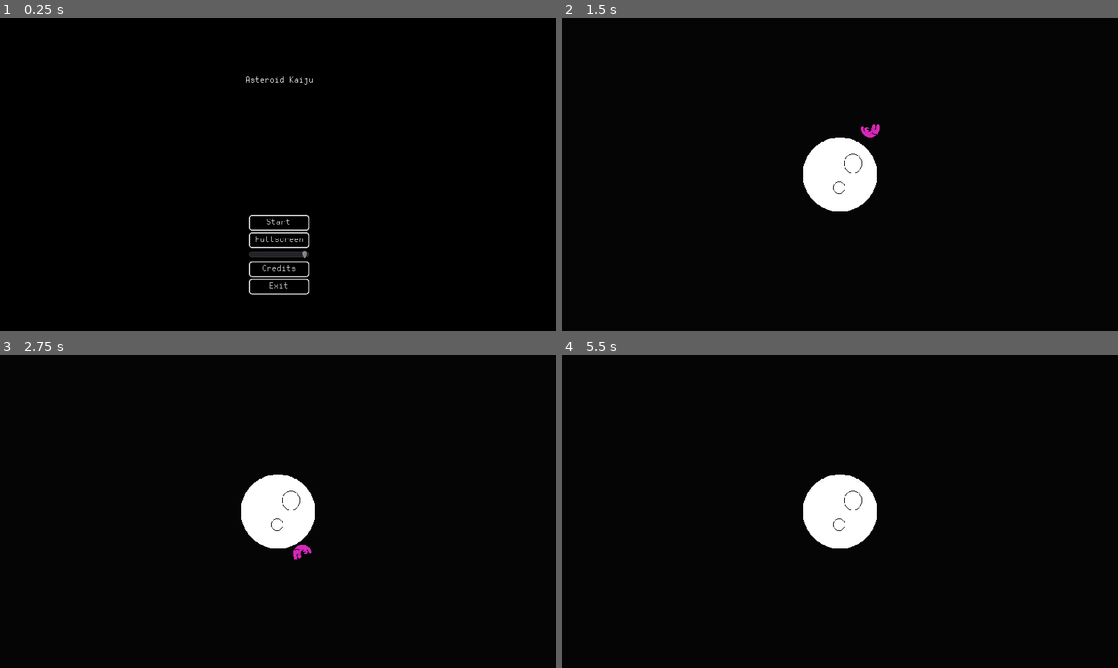
Above: before the commit, frames 1-4 (two rows, left to right).
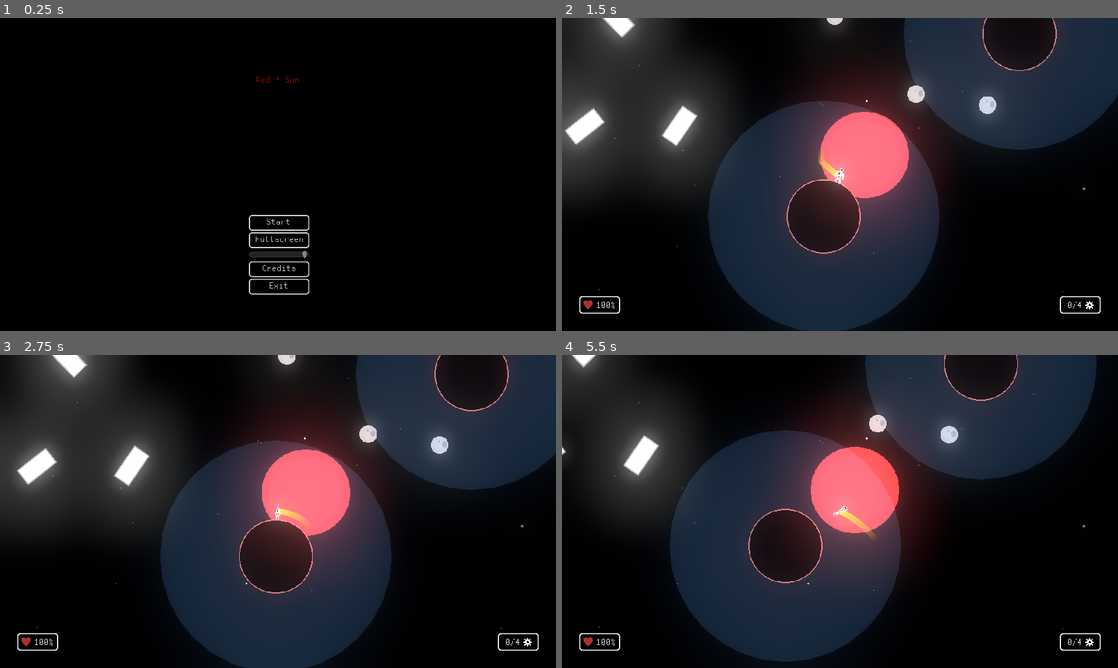
Above: after the commit, the same moments.

Repository: CorvatoCafeto/AsteroidKaiju
Game: Godot game, scene res://scenes/TitleSreen.tscn
The game is run twice, just before and just after one commit, with the same random seed, the same clock (stepped at 60 frames per second) and the same inputs.
Inputs:
- Up to frame 1 (0.25 s): no input
- Up to frame 2 (1.5 s): click "Start" at 0.5 s; hold Right (ui_right) from 1.28 s (still down)
- Up to frame 3 (2.75 s): release Right (ui_right) at 2.03 s; hold Left (ui_left) from 2.03 s (still down)
- Up to frame 4 (5.5 s): release Left (ui_left) at 2.78 s; hold Right (ui_right) 2.78-3.53 s; hold Up (ui_up) 3.53-4.28 s; hold Left (ui_left) from 4.28 s (still down)

The runs differ from the first frame. In frame 1, less than 0.1% of the frame differs, in the area x 44-57%, y 18-22%; in frame 2, 53%; in frame 3, 54%, in the area x 0-100%, y 0-100%; in frame 4, 46%.

Commit message:
Platforms and polish.

Diff:
--- /dev/null
+++ b/objects/MovingPlatform.tscn
@@ -0,0 +1,114 @@
+[gd_scene load_steps=7 format=2]
+
+[ext_resource path="res://textures/platform.png" type="Texture" id=1]
+[ext_resource path="res://resources/MovingPlatform.tres" type="Curve2D" id=2]
+
+[sub_resource type="CapsuleShape2D" id=1]
+radius = 7.48864
+height = 24.298
+
+[sub_resource type="CapsuleShape2D" id=2]
+radius = 6.98034
+height = 20.0459
+
+[sub_resource type="CapsuleShape2D" id=3]
+radius = 6.98034
+height = 26.4491
+
+[sub_resource type="Animation" id=4]
+resource_name = "Circular"
+length = 6.0
+tracks/0/type = "value"
+tracks/0/path = NodePath("Path2D/PathFollow2D:unit_offset")
+tracks/0/interp = 1
+tracks/0/loop_wrap = true
+tracks/0/imported = false
+tracks/0/enabled = true
+tracks/0/keys = {
+"times": PoolRealArray( 0, 6 ),
+"transitions": PoolRealArray( 1, 1 ),
+"update": 0,
+"values": [ 0.0, 1.0 ]
+}
+tracks/1/type = "value"
+tracks/1/path = NodePath("Path2D/PathFollow2D:rotation_degrees")
+tracks/1/interp = 1
+tracks/1/loop_wrap = true
+tracks/1/imported = false
+tracks/1/enabled = true
+tracks/1/keys = {
+"times": PoolRealArray( 0, 2, 3, 3.9, 5, 5.8 ),
+"transitions": PoolRealArray( 1, 1, 1, 1, 1, 1 ),
+"update": 0,
+"values": [ 0.0, -133.182, 176.55, 135.051, 79.1752, 36.258 ]
+}
+tracks/2/type = "value"
+tracks/2/path = NodePath("KinematicBody2D:position")
+tracks/2/interp = 1
+tracks/2/loop_wrap = true
+tracks/2/imported = false
+tracks/2/enabled = true
+tracks/2/keys = {
+"times": PoolRealArray( 0 ),
+"transitions": PoolRealArray( 1 ),
+"update": 0,
+"values": [ Vector2( 0, 0 ) ]
+}
+tracks/3/type = "value"
+tracks/3/path = NodePath("KinematicBody2D:rotation_degrees")
+tracks/3/interp = 1
+tracks/3/loop_wrap = true
+tracks/3/imported = false
+tracks/3/enabled = true
+tracks/3/keys = {
+"times": PoolRealArray(  ),
+"transitions": PoolRealArray(  ),
+"update": 0,
+"values": [  ]
+}
+
+[node name="MovingPlatform" type="Node2D"]
+
+[node name="KinematicBody2D" type="KinematicBody2D" parent="."]
+editor/display_folded = true
+position = Vector2( -39.853, -29.4737 )
+rotation = 0.626902
+scale = Vector2( 1.00815, 1.00439 )
+__meta__ = {
+"_edit_group_": true
+}
+
+[node name="Sprite" type="Sprite" parent="KinematicBody2D"]
+texture = ExtResource( 1 )
+
+[node name="CollisionShape2D" type="CollisionShape2D" parent="KinematicBody2D"]
+position = Vector2( 6.32111, -10.8071 )
+rotation = -0.815341
+shape = SubResource( 1 )
+
+[node name="CollisionShape2D2" type="CollisionShape2D" parent="KinematicBody2D"]
+position = Vector2( -16.5165, -25.2845 )
+rotation = -1.32306
+shape = SubResource( 2 )
+
+[node name="CollisionShape2D3" type="CollisionShape2D" parent="KinematicBody2D"]
+position = Vector2( 21.6141, 16.1087 )
+rotation = -0.215909
+shape = SubResource( 3 )
+
+[node name="Path2D" type="Path2D" parent="."]
+position = Vector2( -2.98785, -0.33556 )
+scale = Vector2( 1.01251, 1 )
+curve = ExtResource( 2 )
+
+[node name="PathFollow2D" type="PathFollow2D" parent="Path2D"]
+position = Vector2( -36.4096, -29.1381 )
+rotation = 0.632821
+offset = 554.95
+
+[node name="RemoteTransform2D" type="RemoteTransform2D" parent="Path2D/PathFollow2D"]
+remote_path = NodePath("../../../KinematicBody2D")
+
+[node name="AnimationPlayer" type="AnimationPlayer" parent="."]
+playback_process_mode = 0
+anims/Circular = SubResource( 4 )
--- /dev/null
+++ b/objects/StaticPlatform.tscn
@@ -0,0 +1,14 @@
+[gd_scene load_steps=3 format=2]
+
+[ext_resource path="res://textures/static_platform.png" type="Texture" id=1]
+
+[sub_resource type="RectangleShape2D" id=1]
+extents = Vector2( 31.3636, 15.1136 )
+
+[node name="StaticPlatform" type="StaticBody2D"]
+
+[node name="Sprite" type="Sprite" parent="."]
+texture = ExtResource( 1 )
+
+[node name="CollisionShape2D" type="CollisionShape2D" parent="."]
+shape = SubResource( 1 )
--- a/project.godot
+++ b/project.godot
@@ -26,7 +26,7 @@
 
 [application]
 
-config/name="Asteroid Kaiju"
+config/name="Red Sun"
 run/main_scene="res://scenes/TitleSreen.tscn"
 boot_splash/image="res://textures/black.png"
 boot_splash/bg_color=Color( 0.0980392, 0.0666667, 0.137255, 1 )
--- /dev/null
+++ b/resources/MovingPlatform.tres
@@ -0,0 +1,6 @@
+[gd_resource type="Curve2D" format=2]
+
+[resource]
+_data = {
+"points": PoolVector2Array( 0, 0, 0, 0, -36.4096, -29.1381, 9.89861, -107.318, -9.89861, 107.318, -169.5, 53.6566, -37.4349, -4.13688, 37.4349, 4.13688, -74.3249, 172.819, -16.1104, 37.9153, 16.1104, -37.9153, 26.2668, 116.333, 0, 0, 0, 0, 29.3618, 42.0499 )
+}
--- a/scenes/AnotherSpace.tscn
+++ b/scenes/AnotherSpace.tscn
@@ -1,16 +1,18 @@
-[gd_scene load_steps=13 format=2]
+[gd_scene load_steps=15 format=2]
 
-[ext_resource path="res://objects/Planetoid.tscn" type="PackedScene" id=1]
-[ext_resource path="res://scenes/Astronaut.tscn" type="PackedScene" id=2]
-[ext_resource path="res://textures/black_sky.png" type="Texture" id=3]
-[ext_resource path="res://textures/red_sun.png" type="Texture" id=4]
-[ext_resource path="res://scenes/UserInterface.gd" type="Script" id=5]
-[ext_resource path="res://themes/Retro.tres" type="Theme" id=6]
-[ext_resource path="res://textures/heart.png" type="Texture" id=7]
-[ext_resource path="res://textures/gear.png" type="Texture" id=8]
-[ext_resource path="res://music/GameLoop.wav" type="AudioStream" id=9]
-[ext_resource path="res://objects/Gear.tscn" type="PackedScene" id=10]
-[ext_resource path="res://objects/Debris.tscn" type="PackedScene" id=11]
+[ext_resource path="res://scenes/Astronaut.tscn" type="PackedScene" id=1]
+[ext_resource path="res://textures/black_sky.png" type="Texture" id=2]
+[ext_resource path="res://textures/red_sun.png" type="Texture" id=3]
+[ext_resource path="res://scenes/UserInterface.gd" type="Script" id=4]
+[ext_resource path="res://themes/Retro.tres" type="Theme" id=5]
+[ext_resource path="res://textures/heart.png" type="Texture" id=6]
+[ext_resource path="res://textures/gear.png" type="Texture" id=7]
+[ext_resource path="res://music/GameLoop.wav" type="AudioStream" id=8]
+[ext_resource path="res://objects/Gear.tscn" type="PackedScene" id=9]
+[ext_resource path="res://objects/Debris.tscn" type="PackedScene" id=10]
+[ext_resource path="res://objects/StaticPlatform.tscn" type="PackedScene" id=11]
+[ext_resource path="res://objects/Planetoid.tscn" type="PackedScene" id=12]
+[ext_resource path="res://textures/spaceship.png" type="Texture" id=13]
 
 [sub_resource type="Environment" id=1]
 background_mode = 4
@@ -23,14 +25,7 @@
 [node name="AnotherSpace" type="WorldEnvironment"]
 environment = SubResource( 1 )
 
-[node name="Planetoid" parent="." instance=ExtResource( 1 )]
-position = Vector2( -197.554, 207.72 )
-scale = Vector2( 2, 2 )
-
-[node name="Planetoid2" parent="." instance=ExtResource( 1 )]
-position = Vector2( 140.256, -107.012 )
-
-[node name="Astronaut" parent="." instance=ExtResource( 2 )]
+[node name="Astronaut" parent="." instance=ExtResource( 1 )]
 position = Vector2( -203.584, 51.8946 )
 
 [node name="Background" type="CanvasLayer" parent="."]
@@ -99,42 +94,72 @@
 
 [node name="GearTexture" type="Sprite" parent="UserInterface/Control/GearsPanel"]
 position = Vector2( 51.1199, 15.3998 )
-texture = ExtResource( 8 )
+texture = ExtResource( 7 )
 
 [node name="AudioStreamPlayer" type="AudioStreamPlayer" parent="."]
-stream = ExtResource( 9 )
+stream = ExtResource( 8 )
 volume_db = -5.0
 autoplay = true
 
 [node name="Gears" type="Node" parent="."]
 editor/display_folded = true
 
-[node name="Gear" parent="Gears" instance=ExtResource( 10 )]
-position = Vector2( 137.797, -194.279 )
+[node name="Gear" parent="Gears" instance=ExtResource( 9 )]
+position = Vector2( -732.34, -230.489 )
 
-[node name="Gear2" parent="Gears" instance=ExtResource( 10 )]
-position = Vector2( 208.878, -168.774 )
-
-[node name="Gear3" parent="Gears" instance=ExtResource( 10 )]
-position = Vector2( 337.241, -98.5292 )
-
-[node name="Gear4" parent="Gears" instance=ExtResource( 10 )]
-position = Vector2( 312.154, -218.112 )
-
-[node name="Gear5" parent="Gears" instance=ExtResource( 10 )]
-position = Vector2( -10.6362, -210.168 )
+[node name="Gear2" parent="Gears" instance=ExtResource( 9 )]
+position = Vector2( 232.9, -217.547 )
 
 [node name="Debris" type="Node" parent="."]
 editor/display_folded = true
 
-[node name="Debris" parent="Debris" instance=ExtResource( 11 )]
+[node name="Debris" parent="Debris" instance=ExtResource( 10 )]
 position = Vector2( -178.454, -138.017 )
 
-[node name="Debris2" parent="Debris" instance=ExtResource( 11 )]
-position = Vector2( 169.179, 161.186 )
+[node name="Debris2" parent="Debris" instance=ExtResource( 10 )]
+position = Vector2( -38.1675, -3.2612 )
 
-[node name="Debris3" parent="Debris" instance=ExtResource( 11 )]
-position = Vector2( 78.9537, 11.9162 )
+[node name="Debris3" parent="Debris" instance=ExtResource( 10 )]
+position = Vector2( 85.2099, 15.4912 )
 
-[node name="Debris4" parent="Debris" instance=ExtResource( 11 )]
+[node name="Debris4" parent="Debris" instance=ExtResource( 10 )]
 position = Vector2( 65.3182, -261.514 )
+
+[node name="Debris5" parent="Debris" instance=ExtResource( 10 )]
+position = Vector2( -738.393, -81.2374 )
+
+[node name="StaticPlatorms" type="Node" parent="."]
+editor/display_folded = true
+
+[node name="StaticPlatform" parent="StaticPlatorms" instance=ExtResource( 11 )]
+position = Vector2( -446.62, 51.495 )
+rotation = 2.17485
+
+[node name="StaticPlatform2" parent="StaticPlatorms" instance=ExtResource( 11 )]
+position = Vector2( -610.278, 52.5374 )
+rotation = 2.47728
+
+[node name="StaticPlatform3" parent="StaticPlatorms" instance=ExtResource( 11 )]
+position = Vector2( -557.115, -134.054 )
+rotation = 3.93765
+
+[node name="StaticPlatform4" parent="StaticPlatorms" instance=ExtResource( 11 )]
+position = Vector2( -716.604, -187.217 )
+rotation = 2.47728
+
+[node name="Planetoids" type="Node" parent="."]
+
+[node name="Planetoid" parent="Planetoids" instance=ExtResource( 12 )]
+position = Vector2( -197.554, 207.72 )
+
+[node name="Planetoid2" parent="Planetoids" instance=ExtResource( 12 )]
+position = Vector2( 140.256, -107.012 )
+
+[node name="Planetoid3" parent="Planetoids" instance=ExtResource( 12 )]
+position = Vector2( -213.501, 855.631 )
+
+[node name="Spaceship" type="Sprite" parent="."]
+position = Vector2( -319.95, 917.892 )
+rotation = -2.09428
+z_index = -1
+texture = ExtResource( 13 )
--- a/scenes/Astronaut.gd
+++ b/scenes/Astronaut.gd
@@ -5,6 +5,8 @@
 var closestPlanet
 
 var direction = 1
+
+var can_move = true
 
 var speed = Vector2()
 var velocity = Vector2()
@@ -51,13 +53,25 @@
 	if Input.is_action_pressed("ui_left"):
 		direction = -1
 		speed.x = MAX_SPEED * direction
+		if can_move:
+			$AnimationPlayer.current_animation = "Move"
+			can_move = false
 	elif Input.is_action_pressed("ui_right"):
 		direction = 1
 		speed.x = MAX_SPEED * direction
+		if can_move:
+			$AnimationPlayer.current_animation = "Move"
+			can_move = false
 	elif (abs(speed.x) > 0 && abs(speed.x)<20):
 		speed.x = 0
+		$AnimationPlayer.current_animation = "Idle"
 	elif(abs(speed.x) > 0):
 		speed.x += MAX_SPEED * delta * direction * -1
+
+	if Input.is_action_just_released("ui_left"):
+		can_move = true
+	if Input.is_action_just_released("ui_right"):
+		can_move = true
 
 	speed.x = clamp(speed.x, -MAX_SPEED, MAX_SPEED)
 
--- a/scenes/Astronaut.tscn
+++ b/scenes/Astronaut.tscn
@@ -1,13 +1,14 @@
-[gd_scene load_steps=11 format=2]
+[gd_scene load_steps=12 format=2]
 
 [ext_resource path="res://scenes/Astronaut.gd" type="Script" id=1]
-[ext_resource path="res://textures/astronaut_jump.png" type="Texture" id=2]
-[ext_resource path="res://textures/astronaut.png" type="Texture" id=3]
+[ext_resource path="res://textures/astronaut.png" type="Texture" id=2]
+[ext_resource path="res://textures/astronaut_jump.png" type="Texture" id=3]
 [ext_resource path="res://scenes/JumpTrail.gd" type="Script" id=4]
 [ext_resource path="res://sounds/hit.wav" type="AudioStream" id=5]
 
 [sub_resource type="CapsuleShape2D" id=1]
-height = 7.51285
+radius = 7.40333
+height = 8.26411
 
 [sub_resource type="Animation" id=2]
 resource_name = "Hit"
@@ -22,39 +23,27 @@
 "times": PoolRealArray( 0 ),
 "transitions": PoolRealArray( 1 ),
 "update": 1,
-"values": [ ExtResource( 2 ) ]
+"values": [ ExtResource( 3 ) ]
 }
 tracks/1/type = "value"
-tracks/1/path = NodePath("Position2D/Sprite:modulate")
+tracks/1/path = NodePath("Position2D/Sprite:visible")
 tracks/1/interp = 1
 tracks/1/loop_wrap = true
 tracks/1/imported = false
 tracks/1/enabled = true
 tracks/1/keys = {
-"times": PoolRealArray( 0 ),
-"transitions": PoolRealArray( 1 ),
-"update": 0,
-"values": [ Color( 0.701961, 0.215686, 0.215686, 1 ) ]
+"times": PoolRealArray( 0.2, 0.4 ),
+"transitions": PoolRealArray( 1, 1 ),
+"update": 1,
+"values": [ false, true ]
 }
 tracks/2/type = "value"
-tracks/2/path = NodePath("Position2D/Sprite:visible")
+tracks/2/path = NodePath("AudioStreamPlayer:playing")
 tracks/2/interp = 1
 tracks/2/loop_wrap = true
 tracks/2/imported = false
 tracks/2/enabled = true
 tracks/2/keys = {
-"times": PoolRealArray( 0.2, 0.4 ),
-"transitions": PoolRealArray( 1, 1 ),
-"update": 1,
-"values": [ false, true ]
-}
-tracks/3/type = "value"
-tracks/3/path = NodePath("AudioStreamPlayer:playing")
-tracks/3/interp = 1
-tracks/3/loop_wrap = true
-tracks/3/imported = false
-tracks/3/enabled = true
-tracks/3/keys = {
 "times": PoolRealArray( 0 ),
 "transitions": PoolRealArray( 1 ),
 "update": 1,
@@ -175,18 +164,35 @@
 "values": [ Vector2( 1, 0.980685 ), Vector2( 1, 1.13907 ) ]
 }
 
-[sub_resource type="Gradient" id=5]
+[sub_resource type="Animation" id=5]
+resource_name = "Move"
+length = 0.5
+tracks/0/type = "value"
+tracks/0/path = NodePath("Position2D/Sprite:scale")
+tracks/0/interp = 1
+tracks/0/loop_wrap = true
+tracks/0/imported = false
+tracks/0/enabled = true
+tracks/0/keys = {
+"times": PoolRealArray( 0, 0.5 ),
+"transitions": PoolRealArray( 1, 1 ),
+"update": 0,
+"values": [ Vector2( 1, 1 ), Vector2( 0.400001, 1 ) ]
+}
+
+[sub_resource type="Gradient" id=6]
 colors = PoolColorArray( 1, 0.7251, 0, 0, 1, 0.679688, 0, 1 )
 
 [node name="Astronaut" type="KinematicBody2D"]
+rotation = 0.0710849
 script = ExtResource( 1 )
 
 [node name="Position2D" type="Position2D" parent="."]
 position = Vector2( 0.198879, 15.0155 )
 
 [node name="Sprite" type="Sprite" parent="Position2D"]
-modulate = Color( 0.701961, 0.215686, 0.215686, 1 )
-position = Vector2( -0.198879, -15.0155 )
+position = Vector2( -0.198879, -14.3986 )
+scale = Vector2( 0.400001, 1 )
 texture = ExtResource( 2 )
 
 [node name="CollisionShape2D" type="CollisionShape2D" parent="."]
@@ -200,13 +206,15 @@
 anims/Hit = SubResource( 2 )
 anims/Idle = SubResource( 3 )
 anims/Jump = SubResource( 4 )
+anims/Move = SubResource( 5 )
 
 [node name="TrailRoot" type="Node" parent="."]
 
 [node name="JumpTrail" type="Line2D" parent="TrailRoot"]
 z_index = -1
 default_color = Color( 0.792157, 0.203922, 0.0901961, 1 )
-gradient = SubResource( 5 )
+gradient = SubResource( 6 )
+texture_mode = 34
 script = ExtResource( 4 )
 targetPath = NodePath("../..")
 trailLength = 25
--- a/scenes/TitleScreen.gd
+++ b/scenes/TitleScreen.gd
@@ -6,7 +6,7 @@
 	OS.window_fullscreen = false
 
 func _on_StartButton_pressed():
-	scene_control = get_tree().change_scene("res://scenes/GameWorld.tscn")
+	scene_control = get_tree().change_scene("res://scenes/AnotherSpace.tscn")
 
 
 func _on_FullscreenButton_pressed():
--- a/scenes/TitleSreen.tscn
+++ b/scenes/TitleSreen.tscn
@@ -23,7 +23,8 @@
 margin_top = 100.0
 margin_right = 56.0
 margin_bottom = 35.0
-text = "Asteroid Kaiju
+custom_colors/font_color = Color( 0.670588, 0.0235294, 0.0235294, 1 )
+text = "Red * Sun
 "
 align = 1
 valign = 1
--- a/themes/Retro.tres
+++ b/themes/Retro.tres
@@ -54,12 +54,24 @@
 border_width_top = 2
 border_width_right = 2
 border_width_bottom = 2
+border_color = Color( 0.992157, 0.992157, 0.992157, 1 )
 corner_radius_top_left = 5
 corner_radius_top_right = 5
 corner_radius_bottom_right = 5
 corner_radius_bottom_left = 5
 
 [sub_resource type="StyleBoxFlat" id=5]
+bg_color = Color( 0, 0, 0, 1 )
+border_width_left = 2
+border_width_top = 2
+border_width_right = 2
+border_width_bottom = 2
+corner_radius_top_left = 5
+corner_radius_top_right = 5
+corner_radius_bottom_right = 5
+corner_radius_bottom_left = 5
+
+[sub_resource type="StyleBoxFlat" id=6]
 bg_color = Color( 0, 0, 0, 1 )
 border_width_left = 2
 border_width_top = 2
@@ -83,10 +95,10 @@
 Button/styles/hover = SubResource( 1 )
 Button/styles/normal = SubResource( 2 )
 Button/styles/pressed = SubResource( 3 )
-Panel/styles/panel = null
+Panel/styles/panel = SubResource( 4 )
 Panel/styles/panelf = null
 Panel/styles/panelnc = null
-PopupPanel/styles/panel = SubResource( 4 )
+PopupPanel/styles/panel = SubResource( 5 )
 Tabs/colors/font_color_bg = Color( 0.690196, 0.690196, 0.690196, 1 )
 Tabs/colors/font_color_disabled = Color( 0.9, 0.9, 0.9, 0.2 )
 Tabs/colors/font_color_fg = Color( 0.941176, 0.941176, 0.941176, 1 )
Binary file changed: icon.png
Not shown: 2 places in scenes/AnotherSpace.tscn that only renumber resources
Not shown: 2 places in scenes/Astronaut.tscn that only renumber resources
Binary file changed: textures/debris.png
Binary file added: textures/platform.png
Not shown, added: textures/platform.png.import
Binary file added: textures/spaceship.aseprite
Binary file added: textures/spaceship.png
Not shown, added: textures/spaceship.png.import
Binary file added: textures/static_platform.png
Not shown, added: textures/static_platform.png.import
Not shown: 2 places in themes/Retro.tres that only renumber resources
(and 2 more such lines)
